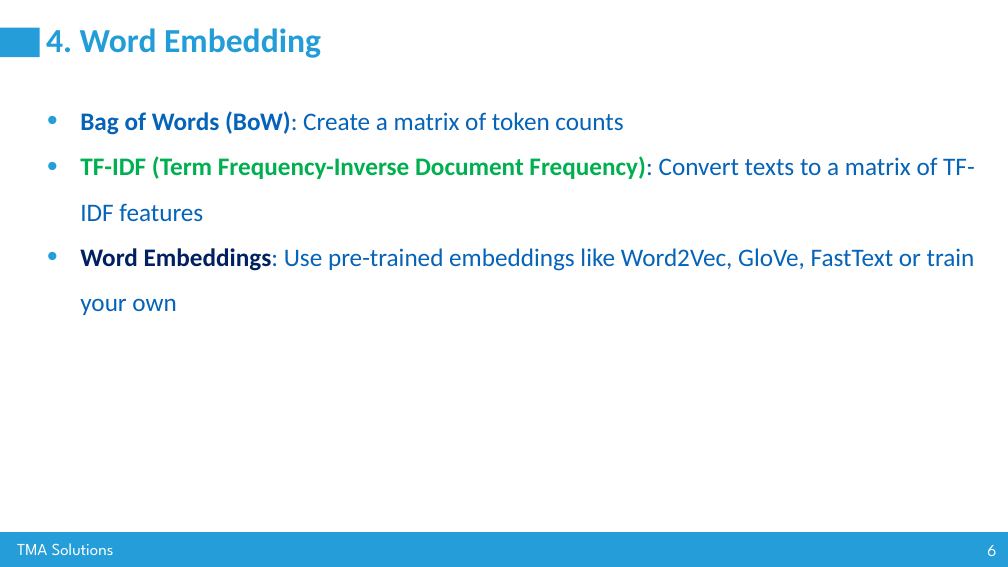
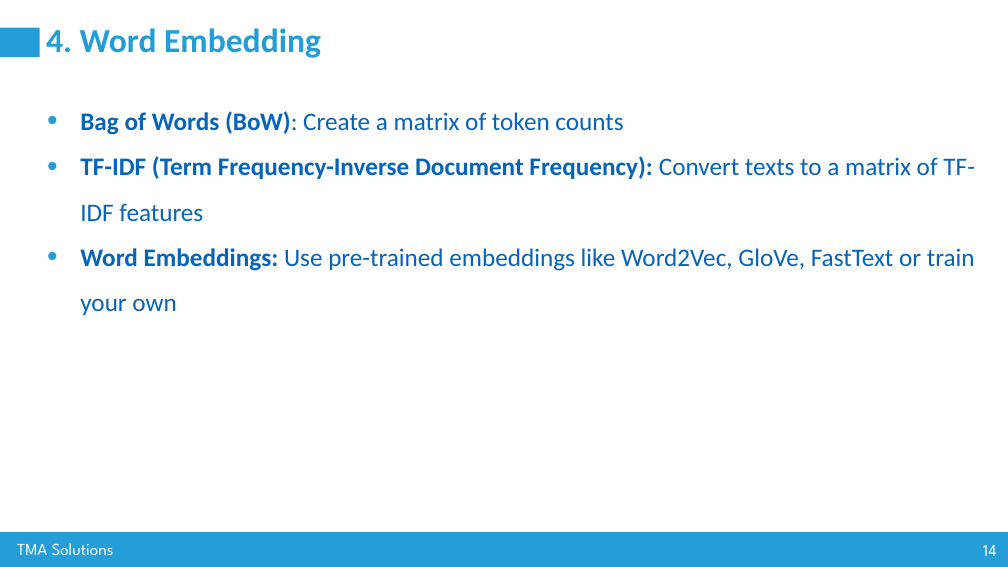
Before and after one commit to nguyenvanhuy0612/DL-1, a slide deck: slide 14 of Workshop-3_AI Advance Training_Group 80.pptx (slide 6 before the commit). Drawn at 1008x567 pixels with LibreOffice and Linux fonts; fonts in the diff are those of the drawing. Boxes give left, top, right and bottom in pixels: in the first picture for what was removed or moved away, otherwise in the second. Text is boxed around its words. In the diff, an @@ line names an element or a change of style, - is before the commit and + after.

```diff
--- a/Workshop-3_AI Advance Training_Group 80.pptx
+++ b/Workshop-3_AI Advance Training_Group 80.pptx
@@ text at (x1=80, y1=156, x2=975, y2=315): text colour #00B050 to #0563B8 in "TF-IDF (Term Frequency-Inverse Document Frequency):"; bold on in "Frequency):", "Embeddings:"; text colour #002060 to #0563B8 in "Word Embeddings:" @@
@@ page number at (x1=983, y1=545, x2=996, y2=556): text changed @@
-6
+14
```
Also in this commit, not shown: 5 other slides changed, 13 slides added, 5 other files.
